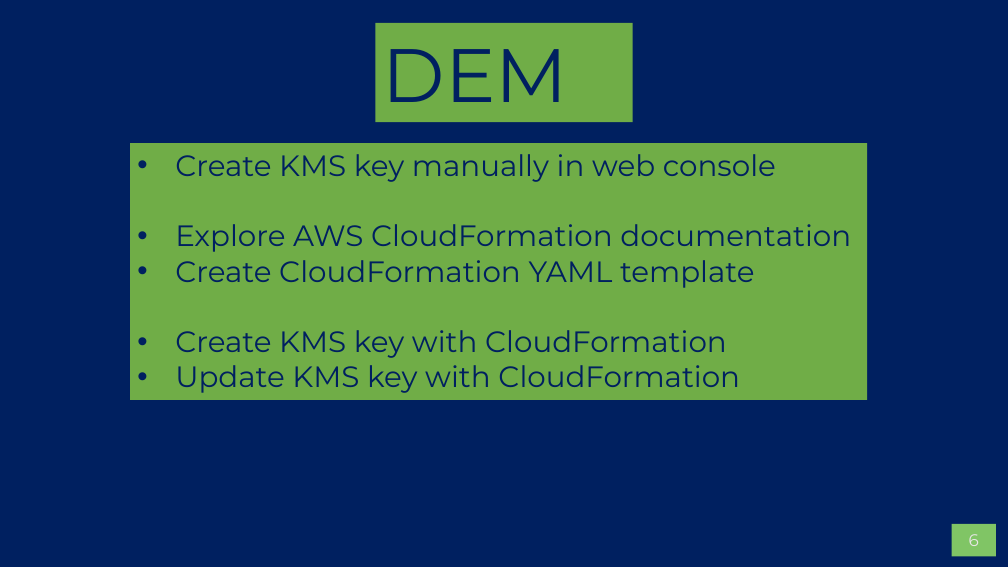
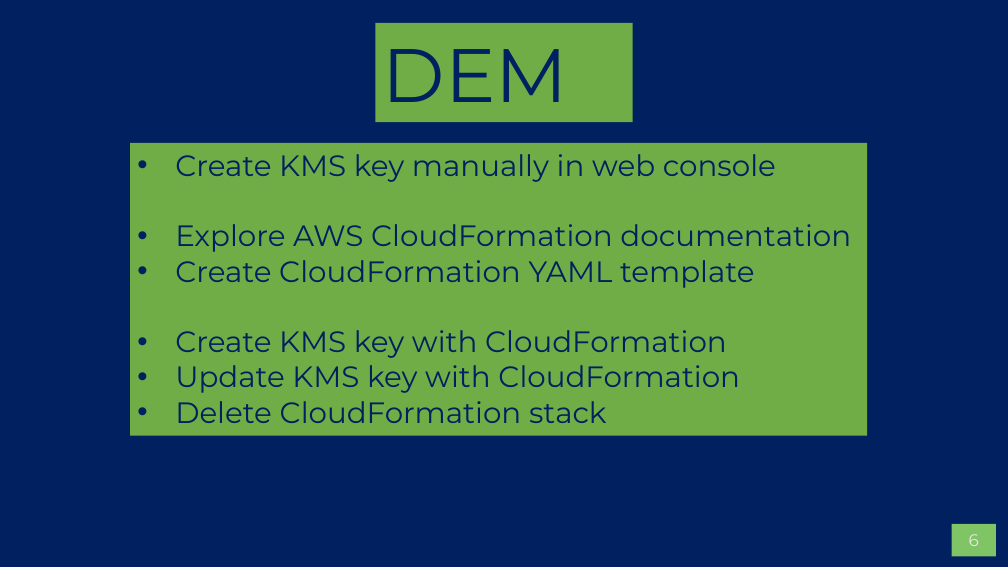
Before and after one commit to AWS-Competence-Group/sessions, a slide deck: slide 6 of 05-infrastructure-as-code/05-infrastructure-as-code.pptx. Drawn at 1008x567 pixels with LibreOffice and Linux fonts; fonts in the diff are those of the drawing; background and template pictures are left out. Boxes give left, top, right and bottom in pixels: in the first picture for what was removed or moved away, otherwise in the second. Text is boxed around its words. In the diff, an @@ line names an element or a change of style, - is before the commit and + after.

```diff
--- a/05-infrastructure-as-code/05-infrastructure-as-code.pptx
+++ b/05-infrastructure-as-code/05-infrastructure-as-code.pptx
@@ rectangle "Create KMS key manually in ..." resized from (x1=130, y1=143, x2=867, y2=400) to (x1=130, y1=143, x2=867, y2=436) @@
@@ text in rectangle at (x1=175, y1=401, x2=607, y2=423): paragraph added @@
+• Delete CloudFormation stack
```
Also in this commit, not shown: 2 other slides changed.
